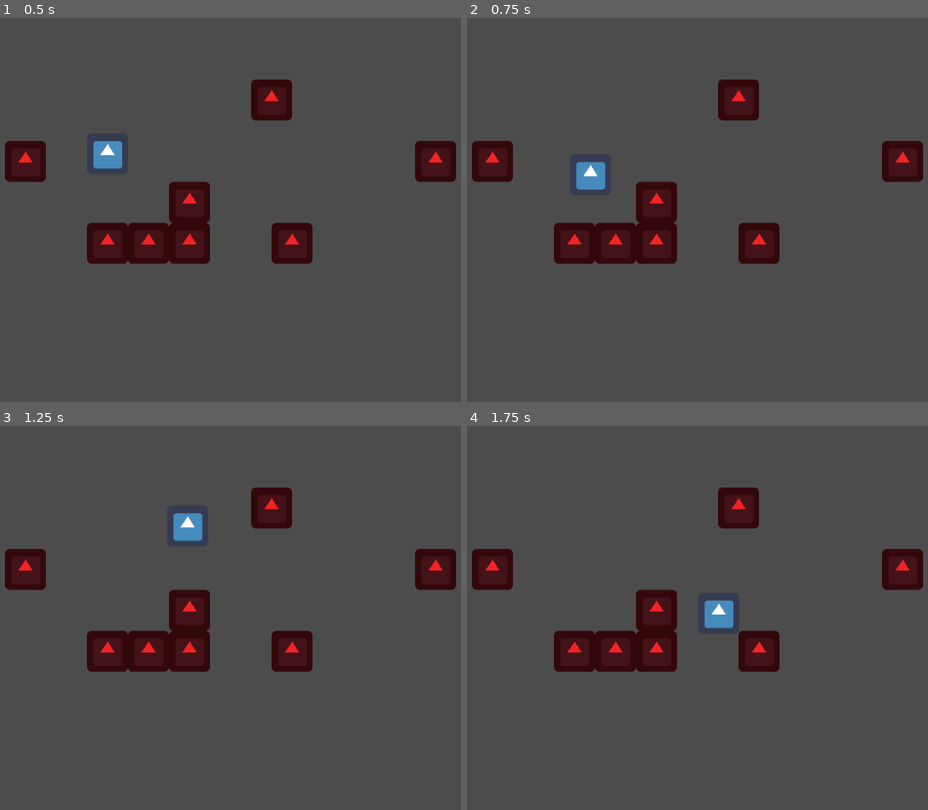
Above: before the commit, frames 1-4 (two rows, left to right).
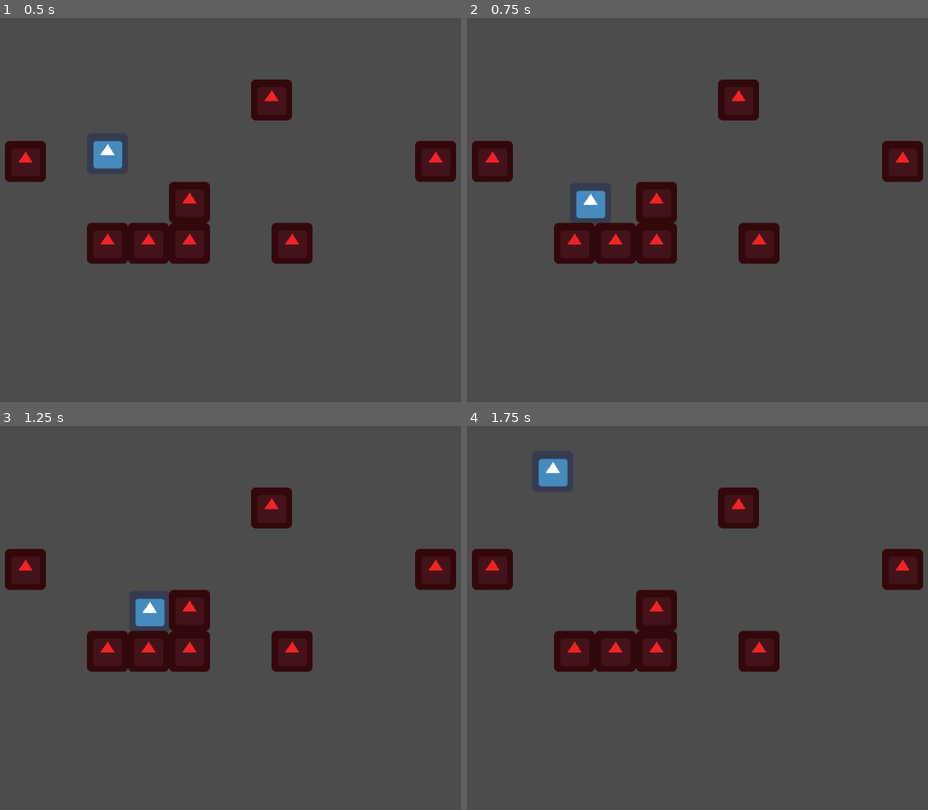
Above: after the commit, the same moments.

Repository: aleksanderkatan/guwno
Game: Godot game, scene res://World.tscn
Same seed, same stepped clock (60 frames per second), same inputs: the game is played once before the commit and once after it. The engine's default icon, where the game draws it, is replaced by a stand-in: a white triangle on a blue panel in a dark square.
Inputs:
- Up to frame 1 (0.5 s): no input
- Up to frame 2 (0.75 s): tap Enter at 0.5 s; hold D from 0.53 s (still down); hold U from 0.53 s (still down)
- Up to frame 3 (1.25 s): keep holding D; keep holding U
- Up to frame 4 (1.75 s): keep holding D; release U at 1.28 s; tap U at 1.35 s

Frame 1 is identical in both runs. In frame 2, 0.9% of the frame differs, in the area x 23-31%, y 37-53%; in frame 3, 0.9%; in frame 4, 0.9%, in the area x 15-58%, y 8-53%.

Commit message:
jump buffers, kinda wanky

Diff:
--- a/Player.gd
+++ b/Player.gd
@@ -2,17 +2,28 @@
 
 #all the variables
 const UP = Vector2(0, -1)
-var vertical_acceleration = 20
-var vertical_max_speed = 200 #this is not a cap, simply you won't accelerate further than this
-var friction = 50
-var gravity = 15
-var jump_speed = 500
+const VERTICAL_ACCELERATION = 20
+const VERTICAL_MAX_SPEED = 200 #this is not a cap, simply you won't accelerate further than this
+const FRICTION = 50
+const GRAVITY = 15
+const JUMP_SPEED = 500
+const JUMP_BUFFER = 5
+const WALL_JUMP_BUFFER = 5
 
 var motion = Vector2()
+var should_adjust = true
+var jump_buffer = 0
+var wall_jump_buffer = 0
 
 func _process(delta):
 	if Input.is_key_pressed(KEY_ESCAPE):
 		get_tree().reload_current_scene()
+	jump_buffer = jump_buffer - 1
+	wall_jump_buffer = wall_jump_buffer - 1
+	if is_on_wall():
+		wall_jump_buffer = WALL_JUMP_BUFFER
+	if is_on_floor():
+		jump_buffer = JUMP_BUFFER
 
 func _physics_process(delta):
 	var should_adjust = true
@@ -28,37 +39,37 @@
 	if should_adjust:
 		adjust_motion()
 
-	if is_on_floor():
-		motion.y = 0
-		if Input.is_key_pressed(KEY_U):
-				motion.y = -jump_speed
-
 	if is_on_ceiling():
 		motion.y = 0
 
-	if is_on_wall():
-		if Input.is_key_pressed(KEY_U):
-			motion.y -= jump_speed/2
-			if get_which_wall_collided() == "right":
-				motion.x -= jump_speed
-			else:
-				motion.x += jump_speed
 
 
-
-	motion.y+=gravity
-	move_and_slide(motion, UP)
+	motion.y+=GRAVITY
+	motion = move_and_slide(motion, UP)
 	pass
 
 
 func move_right():
-	if motion.x + vertical_acceleration <= vertical_max_speed :
-		motion.x = motion.x + vertical_acceleration
+	if motion.x + VERTICAL_ACCELERATION <= VERTICAL_MAX_SPEED :
+		motion.x = motion.x + VERTICAL_ACCELERATION
 
 
 func move_left():
-	if motion.x - vertical_acceleration >= -vertical_max_speed :
-		motion.x = motion.x - vertical_acceleration
+	if motion.x - VERTICAL_ACCELERATION >= -VERTICAL_MAX_SPEED :
+		motion.x = motion.x - VERTICAL_ACCELERATION
+
+func _input(ev):
+	if ev is InputEventKey and ev.scancode == KEY_U and not ev.echo:
+		if is_on_floor() or jump_buffer > 0:
+			if Input.is_key_pressed(KEY_U):
+				motion.y = -JUMP_SPEED
+		if is_on_wall() or wall_jump_buffer > 0:
+			if Input.is_key_pressed(KEY_U):
+				motion.y -= JUMP_SPEED/2
+				if get_which_wall_collided() == "right":
+					motion.x -= JUMP_SPEED
+				else:
+					motion.x += JUMP_SPEED
 
 func get_which_wall_collided():
 	for i in range(get_slide_count()):
@@ -70,9 +81,9 @@
 	return "none"
 
 func adjust_motion():
-	if motion.x < -friction:
-		motion.x += friction
-	elif motion.x > friction:
-		motion.x -= friction
+	if motion.x < -FRICTION:
+		motion.x += FRICTION
+	elif motion.x > FRICTION:
+		motion.x -= FRICTION
 	else:
 		motion.x = 0
--- a/World.tscn
+++ b/World.tscn
@@ -35,11 +35,10 @@
 [node name="Sprite" type="Sprite" parent="Walls/Wall"]
 modulate = Color( 0.960784, 0.141176, 0.141176, 1 )
 position = Vector2( -1.52588e-05, 0 )
-scale = Vector2( 1, 1 )
 texture = ExtResource( 1 )
 
 [node name="CollisionShape2D" type="CollisionShape2D" parent="Walls/Wall"]
-shape = SubResource( 1 )
+shape = SubResource( 2 )
 
 [node name="Wall2" type="StaticBody2D" parent="Walls"]
 position = Vector2( 384, 352 )
@@ -50,11 +49,10 @@
 [node name="Sprite" type="Sprite" parent="Walls/Wall2"]
 modulate = Color( 0.960784, 0.141176, 0.141176, 1 )
 position = Vector2( -1.52588e-05, 0 )
-scale = Vector2( 1, 1 )
 texture = ExtResource( 1 )
 
 [node name="CollisionShape2D" type="CollisionShape2D" parent="Walls/Wall2"]
-shape = SubResource( 1 )
+shape = SubResource( 2 )
 
 [node name="Wall3" type="StaticBody2D" parent="Walls"]
 position = Vector2( 448, 288 )
@@ -65,11 +63,10 @@
 [node name="Sprite" type="Sprite" parent="Walls/Wall3"]
 modulate = Color( 0.960784, 0.141176, 0.141176, 1 )
 position = Vector2( -1.52588e-05, 0 )
-scale = Vector2( 1, 1 )
 texture = ExtResource( 1 )
 
 [node name="CollisionShape2D" type="CollisionShape2D" parent="Walls/Wall3"]
-shape = SubResource( 1 )
+shape = SubResource( 2 )
 
 [node name="Wall4" type="StaticBody2D" parent="Walls"]
 position = Vector2( 448, 352 )
@@ -80,11 +77,10 @@
 [node name="Sprite" type="Sprite" parent="Walls/Wall4"]
 modulate = Color( 0.960784, 0.141176, 0.141176, 1 )
 position = Vector2( -1.52588e-05, 0 )
-scale = Vector2( 1, 1 )
 texture = ExtResource( 1 )
 
 [node name="CollisionShape2D" type="CollisionShape2D" parent="Walls/Wall4"]
-shape = SubResource( 1 )
+shape = SubResource( 2 )
 
 [node name="Wall5" type="StaticBody2D" parent="Walls"]
 position = Vector2( 192, 224 )
@@ -95,11 +91,10 @@
 [node name="Sprite" type="Sprite" parent="Walls/Wall5"]
 modulate = Color( 0.960784, 0.141176, 0.141176, 1 )
 position = Vector2( -1.52588e-05, 0 )
-scale = Vector2( 1, 1 )
 texture = ExtResource( 1 )
 
 [node name="CollisionShape2D" type="CollisionShape2D" parent="Walls/Wall5"]
-shape = SubResource( 1 )
+shape = SubResource( 2 )
 
 [node name="Wall6" type="StaticBody2D" parent="Walls"]
 position = Vector2( 576, 128 )
@@ -110,11 +105,10 @@
 [node name="Sprite" type="Sprite" parent="Walls/Wall6"]
 modulate = Color( 0.960784, 0.141176, 0.141176, 1 )
 position = Vector2( -1.52588e-05, 0 )
-scale = Vector2( 1, 1 )
 texture = ExtResource( 1 )
 
 [node name="CollisionShape2D" type="CollisionShape2D" parent="Walls/Wall6"]
-shape = SubResource( 1 )
+shape = SubResource( 2 )
 
 [node name="Wall7" type="StaticBody2D" parent="Walls"]
 position = Vector2( 608, 352 )
@@ -125,11 +119,10 @@
 [node name="Sprite" type="Sprite" parent="Walls/Wall7"]
 modulate = Color( 0.960784, 0.141176, 0.141176, 1 )
 position = Vector2( -1.52588e-05, 0 )
-scale = Vector2( 1, 1 )
 texture = ExtResource( 1 )
 
 [node name="CollisionShape2D" type="CollisionShape2D" parent="Walls/Wall7"]
-shape = SubResource( 1 )
+shape = SubResource( 2 )
 
 [node name="Wall8" type="StaticBody2D" parent="Walls"]
 position = Vector2( 832, 224 )
@@ -140,11 +133,10 @@
 [node name="Sprite" type="Sprite" parent="Walls/Wall8"]
 modulate = Color( 0.960784, 0.141176, 0.141176, 1 )
 position = Vector2( -1.52588e-05, 0 )
-scale = Vector2( 1, 1 )
 texture = ExtResource( 1 )
 
 [node name="CollisionShape2D" type="CollisionShape2D" parent="Walls/Wall8"]
-shape = SubResource( 1 )
+shape = SubResource( 2 )
 
 [node name="Wall9" type="StaticBody2D" parent="Walls"]
 position = Vector2( 832, 224 )
@@ -155,8 +147,7 @@
 [node name="Sprite" type="Sprite" parent="Walls/Wall9"]
 modulate = Color( 0.960784, 0.141176, 0.141176, 1 )
 position = Vector2( -1.52588e-05, 0 )
-scale = Vector2( 1, 1 )
 texture = ExtResource( 1 )
 
 [node name="CollisionShape2D" type="CollisionShape2D" parent="Walls/Wall9"]
-shape = SubResource( 1 )
+shape = SubResource( 2 )
Not shown: 2 places in World.tscn that only renumber resources
